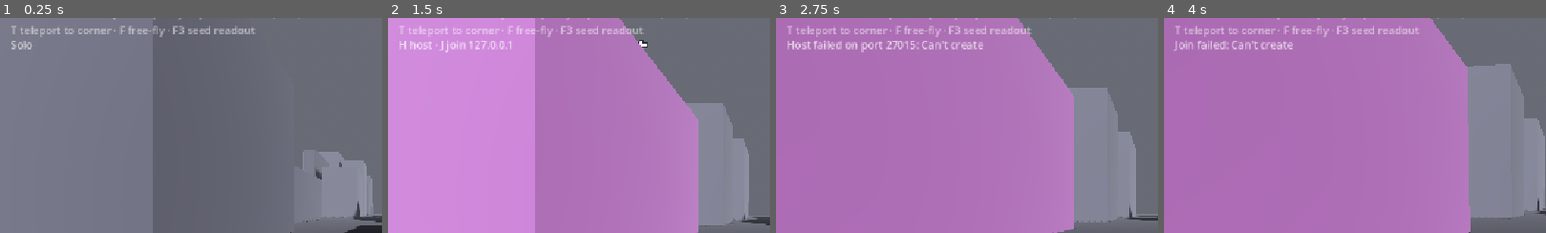
Above: before the commit, frames 1-4 (left to right).
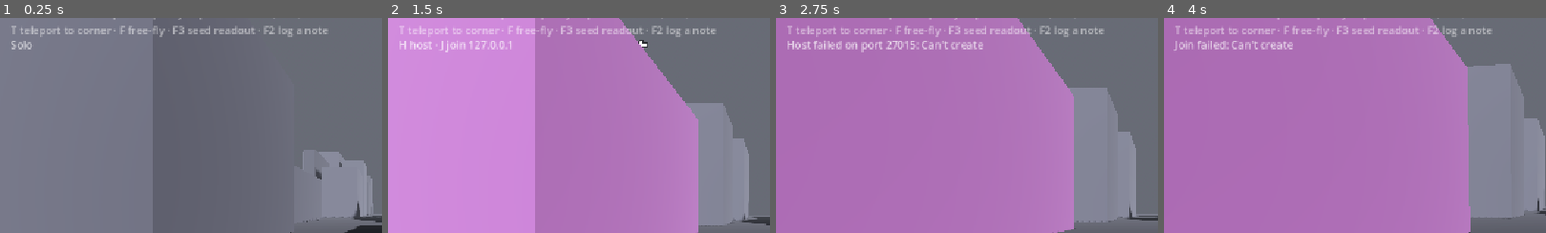
Above: after the commit, the same moments.

Repository: daohhuynh/homeless
Game: Godot game, scene res://main.tscn
The game is run twice, just before and just after one commit, with the same random seed, the same clock (stepped at 60 frames per second) and the same inputs.
Inputs (mouse positions are % of the whole screen's width and height, from its top left):
- Up to frame 1 (0.25 s): no input
- Up to frame 2 (1.5 s): tap Enter at 0.5 s; move the mouse to (55, 50) at 0.52 s; hold W from 0.53 s (still down); tap F at 0.6 s; tap Space at 0.77 s; move the mouse to (45, 50) at 1.27 s; tap R at 1.35 s
- Up to frame 3 (2.75 s): keep holding W; tap Space at 1.52 s; tap F at 1.55, 2.3 s; move the mouse to (52, 48) at 2.02 s; tap H at 2.1 s
- Up to frame 4 (4 s): keep holding W; move the mouse to (49, 52) at 2.77 s; tap J at 2.85 s; tap Space at 3.02, 3.77 s; tap F at 3.05, 3.8 s; move the mouse to (57, 51) at 3.52 s; tap T at 3.6 s
The pictures show only the part of the screen within x 0-50%, y 5-55%; the shares and areas given below are measured in that part.

The runs differ from the first frame. In frame 1, 0.3% of the frame differs, in the area x 67-86%, y 3-9%; in frame 2, 0.3%; in frame 3, 0.3%; in frame 4, 0.3%.

Commit message:
scope-check skill, session note key, wrap checks, scoped hook

Diff:
--- a/city.gd
+++ b/city.gd
@@ -208,6 +208,25 @@
 	if _spawn_points.is_empty():
 		return Vector3(0.0, Config.PLAYER_HEIGHT, 0.0)
 	return _spawn_points[index % _spawn_points.size()]
+
+## Every named location in the built city: name, kind, and where it stands.
+## Reads the metas rather than Config.LOCATIONS, because the question callers
+## ask is "what is out there and where", which only the built tree knows.
+## Filler blocks are excluded — they are scenery, not places.
+func landmarks() -> Array[Dictionary]:
+	var out: Array[Dictionary] = []
+	for child in get_children():
+		if not child.has_meta(&"location_kind"):
+			continue
+		if child.get_meta(&"location_kind") == "block":
+			continue
+		out.append({
+			"name": child.get_meta(&"location_name"),
+			"kind": child.get_meta(&"location_kind"),
+			"position": child.position,
+			"height": child.get_meta(&"building_height"),
+		})
+	return out
 
 func _build_spawn_points() -> void:
 	var candidates: Array[Vector3] = []
--- a/config.gd
+++ b/config.gd
@@ -29,10 +29,11 @@
 const KEY_JOIN := KEY_J
 
 # --- Debug tools ------------------------------------------------------------
-## Three keys, all local-only and all safe to press in a live session.
+## Four keys, all local-only and all safe to press in a live session.
 const KEY_TELEPORT := KEY_T
 const KEY_FREEFLY := KEY_F
 const KEY_DEBUG_HUD := KEY_F3
+const KEY_NOTE := KEY_F2
 const KEY_FLY_UP := KEY_SPACE
 const KEY_FLY_DOWN := KEY_CTRL
 
@@ -42,6 +43,21 @@
 ## Lift above the corner's spawn height, so a teleport never lands inside the
 ## floor and gets pushed sideways by depenetration.
 const DEBUG_TELEPORT_CLEARANCE := 0.25
+
+## Session notes (F2). One file per calendar day, appended to, never rotated:
+## a day's playtesting is one story and splitting it per launch loses the order.
+const NOTE_LOG_DIR := "res://logs"
+## Empty notes are discarded rather than logged — a state dump with nothing said
+## about it is noise, and F2-then-Escape has to mean something.
+const NOTE_MAX_LENGTH := 240
+## How long the "written to ..." confirmation stays up.
+const NOTE_CONFIRM_SECONDS := 3.0
+## A location counts as visible when its sign is drawing and it is in frame, so
+## this tracks the landmark label range by definition rather than by coincidence.
+const NOTE_VISIBLE_RANGE := LABEL_LANDMARK_RANGE
+## Placeholder for a system that does not exist yet. Written into the log in
+## place of a value so an entry never reads as complete when it is not.
+const NOTE_MISSING := "--"
 
 const FLY_SPEED := 24.0
 const FLY_SPRINT_MULTIPLIER := 4.0
--- a/debug.gd
+++ b/debug.gd
@@ -1,15 +1,22 @@
 extends Node
 
-## Three debug tools, all bound in Config, all local-only:
+## Four debug tools, all bound in Config, all local-only:
 ##
 ##   T   teleport to a random street corner
 ##   F   toggle a free-fly camera that leaves your body behind
 ##   F3  toggle the seed readout
+##   F2  type a note; it is appended to logs/session-<date>.log with the full
+##       local game state at the moment you pressed the key
 ##
 ## Nothing here is a game mechanic and nothing here is authoritative. The one
 ## exception is the teleport, which has to tell the host where it went — the
 ## host simulates every body, so a client that moved only itself would be
 ## reconciled straight back to where it was standing.
+##
+## The note log records *this machine's* view, not the session's. That is the
+## point: once tiredness corrupts perception per-client, two players writing a
+## note about the same sign should produce two different log lines, and the log
+## has to be able to show that.
 
 @onready var city: Node3D = get_parent().get_node(^"City")
 @onready var players_root: Node3D = get_parent().get_node(^"Players")
@@ -23,12 +30,33 @@
 var _hud: CanvasLayer
 var _readout: Label
 
+## The note field lives on its own layer, so F3 hiding the readout cannot hide
+## a field you are halfway through typing into.
+var _note_layer: CanvasLayer
+var _note_field: LineEdit
+var _note_confirm: Label
+var _note_open := false
+var _note_mouse_was_captured := false
+var _note_confirm_left := 0.0
+
 func _ready() -> void:
 	_build_hud()
+	_build_note_field()
 	_build_fly_camera()
 
 # --- Keys -------------------------------------------------------------------
 func _unhandled_input(event: InputEvent) -> void:
+	# While the note field has focus it swallows every printable key, so none of
+	# the other debug keys — or R/H/J in main.gd — can fire mid-sentence. Escape
+	# is the exception: LineEdit does not consume it, so it lands here, and it
+	# has to be caught before the player uses it to release the mouse.
+	if _note_open:
+		if event is InputEventKey and event.pressed and not event.echo \
+				and event.keycode == KEY_ESCAPE:
+			get_viewport().set_input_as_handled()
+			_close_note()
+		return
+
 	if _flying and event is InputEventMouseMotion \
 			and Input.mouse_mode == Input.MOUSE_MODE_CAPTURED:
 		_fly_yaw = wrapf(_fly_yaw - event.relative.x * Config.MOUSE_SENSITIVITY, -PI, PI)
@@ -54,6 +82,9 @@
 			# Also to stdout: the seed is what you paste into the preview
 			# harness, and you cannot copy it off the screen.
 			print("city seed: %d" % Net.city_seed)
+		Config.KEY_NOTE:
+			get_viewport().set_input_as_handled()
+			_open_note()
 
 # --- Teleport ---------------------------------------------------------------
 ## Deliberately uses the global RNG rather than the city's: the city's RNG is
@@ -100,7 +131,13 @@
 
 func _process(delta: float) -> void:
 	_update_readout()
-	if not _flying:
+	if _note_confirm_left > 0.0:
+		_note_confirm_left -= delta
+		if _note_confirm_left <= 0.0:
+			_note_confirm.visible = false
+	# Free-fly movement polls Input directly, so without this a note typed while
+	# flying would fly the camera through the city one letter at a time.
+	if not _flying or _note_open:
 		return
 
 	_fly_camera.rotation = Vector3(_fly_pitch, _fly_yaw, 0.0)
@@ -126,6 +163,199 @@
 	)
 	_fly_camera.global_position += _fly_velocity * delta
 
+# --- Session notes ----------------------------------------------------------
+## F2 opens a one-line field. Enter writes the note plus the full local state to
+## logs/session-<date>.log; Escape, or an empty note, writes nothing.
+##
+## The state is captured at submit rather than at open, because the useful
+## reading of "I pressed F2 here" is where you were standing when you decided
+## the thing was worth writing down, and typing does not move you: the player is
+## frozen for the duration.
+func _open_note() -> void:
+	if _note_open:
+		return
+	_note_open = true
+	_note_mouse_was_captured = Input.mouse_mode == Input.MOUSE_MODE_CAPTURED
+	Input.mouse_mode = Input.MOUSE_MODE_VISIBLE
+	_note_confirm.visible = false
+	_note_confirm_left = 0.0
+	_note_field.text = ""
+	_note_field.visible = true
+	_note_field.grab_focus()
+	_freeze_player(true)
+
+func _close_note() -> void:
+	if not _note_open:
+		return
+	_note_open = false
+	_note_field.release_focus()
+	_note_field.visible = false
+	_freeze_player(false)
+	if _note_mouse_was_captured:
+		Input.mouse_mode = Input.MOUSE_MODE_CAPTURED
+
+func _on_note_submitted(text: String) -> void:
+	var note := text.strip_edges()
+	_close_note()
+	if note.is_empty():
+		return
+	var path := _write_entry(note)
+	if path.is_empty():
+		return
+	_note_confirm.text = "note written to %s" % path
+	_note_confirm.visible = true
+	_note_confirm_left = Config.NOTE_CONFIRM_SECONDS
+
+## Frozen the same way free-fly freezes it, and for the same reason: the body
+## must not drift while its owner is doing something else. Skipped entirely when
+## flying, because the body is already stopped and unfreezing it here would put
+## it back under simulation while the camera is still airborne.
+func _freeze_player(frozen: bool) -> void:
+	if _flying:
+		return
+	var player := _local_player()
+	if player == null:
+		return
+	player.set_physics_process(not frozen)
+	player.set_process_unhandled_input(not frozen)
+
+# --- Writing the log --------------------------------------------------------
+## Returns the path written, or "" if it could not be opened.
+func _write_entry(note: String) -> String:
+	var dir := ProjectSettings.globalize_path(Config.NOTE_LOG_DIR)
+	DirAccess.make_dir_recursive_absolute(dir)
+	var path := "%s/session-%s.log" % [Config.NOTE_LOG_DIR, Time.get_date_string_from_system()]
+
+	var entry := "\n".join(_state_lines(note)) + "\n"
+
+	# FileAccess has no append mode. READ_WRITE keeps the existing file and
+	# seek_end puts us after it; WRITE is only for the first note of the day,
+	# because on a missing file READ_WRITE fails rather than creating one.
+	var file := FileAccess.open(path, FileAccess.READ_WRITE)
+	if file == null:
+		file = FileAccess.open(path, FileAccess.WRITE)
+	else:
+		file.seek_end()
+	if file == null:
+		push_error("could not open %s: %s" % [path, error_string(FileAccess.get_open_error())])
+		return ""
+	file.store_string(entry)
+	file.close()
+
+	# Also to stdout, so a note is still recoverable from the terminal if the
+	# session dies before anyone reads the file.
+	print(entry.strip_edges())
+	return path
+
+func _state_lines(note: String) -> Array[String]:
+	var position := _eye_position()
+	return [
+		"--- %s  %s" % [Time.get_time_string_from_system(), _clock_state()],
+		"note: %s" % note,
+		"seed: %d (0x%x)" % [Net.city_seed, Net.city_seed],
+		"who: %s, peer %d" % [_mode_name(), Net.self_id()],
+		"pos: x %.1f  y %.1f  z %.1f  facing %.0f deg%s" % [
+			position.x, position.y, position.z,
+			rad_to_deg(_facing()), "  [flying]" if _flying else ""
+		],
+		"tiredness: %s" % _tiredness_state(),
+		"visible: %s" % _visible_locations(position),
+		"discovered: %s" % _discovered_state(),
+		"",
+	]
+
+## Where the note was taken from, which is the camera rather than the body when
+## flying — a note written from 200m up is about what you could see up there.
+func _eye_position() -> Vector3:
+	if _flying:
+		return _fly_camera.global_position
+	var player := _local_player()
+	if player == null:
+		return Vector3.ZERO
+	return player.get_node(^"Camera3D").global_position
+
+func _facing() -> float:
+	if _flying:
+		return _fly_yaw
+	var player := _local_player()
+	return 0.0 if player == null else player.rotation.y
+
+## Named locations whose sign is currently drawing and in frame, nearest first.
+## No occlusion test: a landmark behind a tower still counts. The line answers
+## "what was on screen", and one raycast per landmark against boxes this large
+## would mostly report that the city has buildings in it.
+func _visible_locations(from: Vector3) -> String:
+	if not city.is_built:
+		return "(no city)"
+	var camera := _active_camera()
+	if camera == null:
+		return Config.NOTE_MISSING
+
+	var seen: Array[Dictionary] = []
+	for landmark in city.landmarks():
+		var origin: Vector3 = landmark["position"]
+		var distance := Vector2(origin.x - from.x, origin.z - from.z).length()
+		if distance > Config.NOTE_VISIBLE_RANGE:
+			continue
+		# Test the sign, not the footprint: the sign is the thing you read, and
+		# it sits above the roof where a nearby building is less likely to cover
+		# it than it would the door.
+		var sign_point := origin + Vector3.UP * (
+			float(landmark["height"]) + Config.LABEL_HEIGHT_ABOVE_ROOF
+		)
+		if not camera.is_position_in_frustum(sign_point):
+			continue
+		seen.append({"text": "%s (%s, %dm)" % [
+			landmark["name"], landmark["kind"], roundi(distance)
+		], "distance": distance})
+	if seen.is_empty():
+		return "(nothing named in frame)"
+	seen.sort_custom(func(a, b): return a["distance"] < b["distance"])
+
+	var parts: Array[String] = []
+	for item in seen:
+		parts.append(item["text"])
+	return ", ".join(parts)
+
+func _active_camera() -> Camera3D:
+	if _flying:
+		return _fly_camera
+	var player := _local_player()
+	return null if player == null else player.get_node(^"Camera3D") as Camera3D
+
+# --- Systems that do not exist yet ------------------------------------------
+## Day, time of day, tiredness and discovery are all still ahead on the build
+## order. Each is read through a soft lookup against the shape it will have, so
+## the log starts recording it the day it lands rather than the day someone
+## remembers this file exists. Until then every one of them writes
+## Config.NOTE_MISSING and says why, so an entry is never quietly incomplete.
+##
+## The contracts assumed here, and the things to change if they end up different:
+##   /root/Clock          day: int, time_of_day: float in 0..1
+##   local player         tiredness_tier: anything printable
+##   /root/Discovery      discovered_names() -> Array
+func _clock_state() -> String:
+	var clock := get_node_or_null(^"/root/Clock")
+	if clock == null or not (&"day" in clock and &"time_of_day" in clock):
+		return "day %s  time %s (no clock yet)" % [Config.NOTE_MISSING, Config.NOTE_MISSING]
+	var minutes := int(round(float(clock.time_of_day) * 24.0 * 60.0)) % 1440
+	return "day %d  time %02d:%02d" % [int(clock.day), minutes / 60, minutes % 60]
+
+func _tiredness_state() -> String:
+	var player := _local_player()
+	if player == null or not (&"tiredness_tier" in player):
+		return "%s (no tiredness system yet)" % Config.NOTE_MISSING
+	return str(player.tiredness_tier)
+
+func _discovered_state() -> String:
+	var registry := get_node_or_null(^"/root/Discovery")
+	if registry == null or not registry.has_method(&"discovered_names"):
+		return "%s (no discovery system yet)" % Config.NOTE_MISSING
+	var names: Array = registry.discovered_names()
+	if names.is_empty():
+		return "(nothing yet)"
+	return ", ".join(names)
+
 # --- Seed readout -----------------------------------------------------------
 func _update_readout() -> void:
 	if not _hud.visible:
@@ -167,6 +397,36 @@
 	_readout.modulate = Color(1, 1, 1, 0.75)
 	_hud.add_child(_readout)
 
+func _build_note_field() -> void:
+	_note_layer = CanvasLayer.new()
+	add_child(_note_layer)
+
+	_note_field = LineEdit.new()
+	_note_field.visible = false
+	_note_field.placeholder_text = "note (Enter to log, Escape to cancel)"
+	_note_field.max_length = Config.NOTE_MAX_LENGTH
+	_note_field.anchor_left = 0.0
+	_note_field.anchor_right = 1.0
+	_note_field.anchor_top = 1.0
+	_note_field.anchor_bottom = 1.0
+	_note_field.offset_left = 16.0
+	_note_field.offset_right = -16.0
+	_note_field.offset_top = -52.0
+	_note_field.offset_bottom = -20.0
+	_note_field.text_submitted.connect(_on_note_submitted)
+	_note_layer.add_child(_note_field)
+
+	_note_confirm = Label.new()
+	_note_confirm.visible = false
+	_note_confirm.anchor_top = 1.0
+	_note_confirm.anchor_bottom = 1.0
+	_note_confirm.offset_left = 16.0
+	_note_confirm.offset_right = 640.0
+	_note_confirm.offset_top = -80.0
+	_note_confirm.offset_bottom = -56.0
+	_note_confirm.modulate = Color(1, 1, 1, 0.75)
+	_note_layer.add_child(_note_confirm)
+
 func _build_fly_camera() -> void:
 	_fly_camera = Camera3D.new()
 	_fly_camera.fov = Config.FOV
--- a/main.tscn
+++ b/main.tscn
@@ -52,7 +52,7 @@
 offset_right = 640.0
 offset_bottom = 60.0
 text = "WASD move · Shift sprint · Space jump · R reshuffle (host) · Esc free mouse
-T teleport to corner · F free-fly · F3 seed readout"
+T teleport to corner · F free-fly · F3 seed readout · F2 log a note"
 modulate = Color(1, 1, 1, 0.55)
 
 [node name="Status" type="Label" parent="HUD"]
Not shown, added: .DS_Store
Not shown, changed: .gitignore
